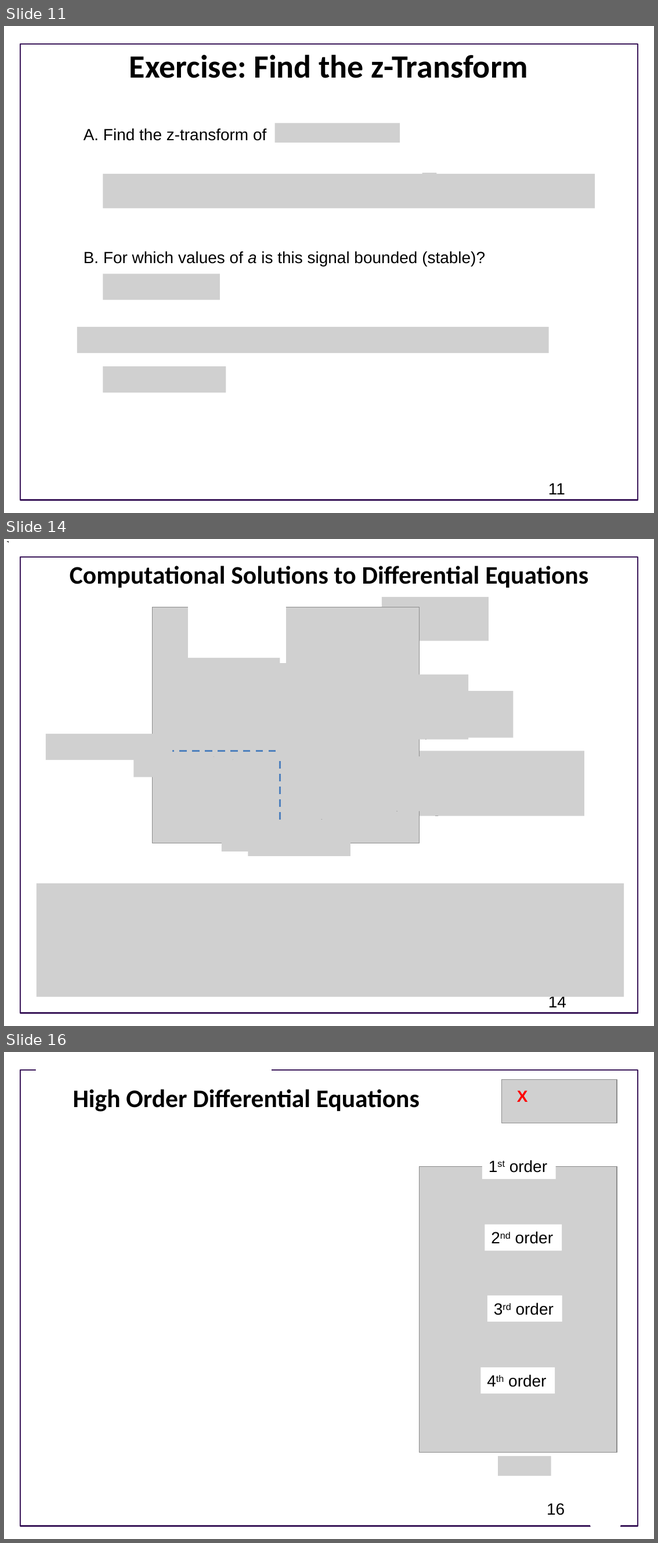
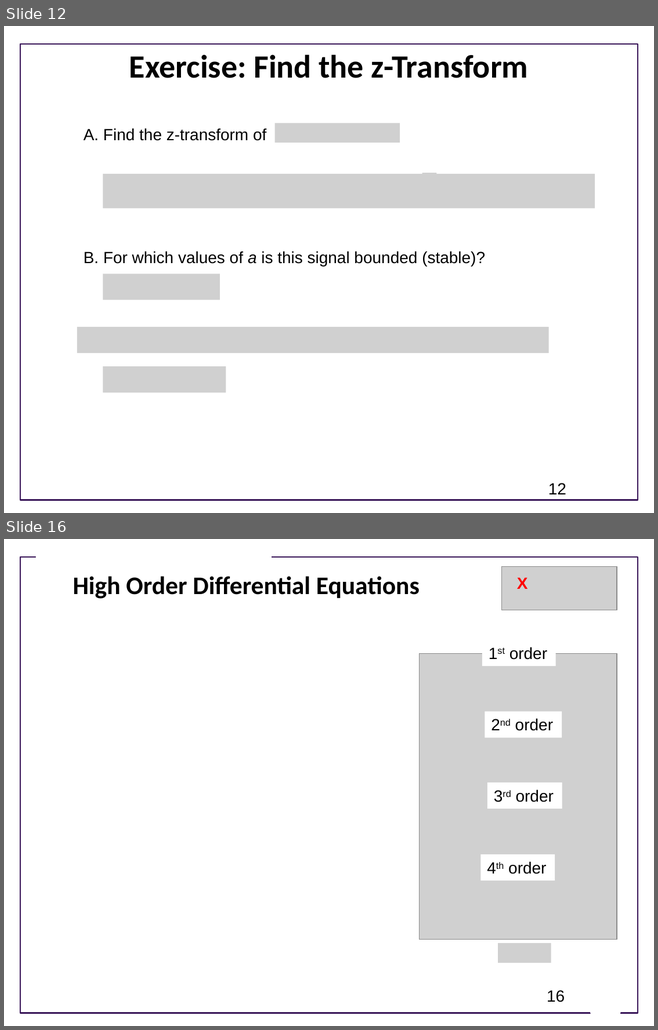
Before and after one commit to joseph-hellerstein/advanced-controls-lectures, a slide deck: lectures/lecture_09-linear_time_invariant_systems/linear_time_invariant_systems.pptx. Shown one above the other, each under a label of ours: slides 11, 14 and 16 before the commit, slides 12 and 16 after it; the slides between them are not shown. The pictures are 658x1543 and 658x1030 pixels, drawn with LibreOffice and Linux fonts; fonts in the diff are those of the drawing; grey boxes stand for pictures; background and template pictures are left out. Boxes give left, top, right and bottom in pixels: in the first picture for what was removed or moved away, otherwise in the second. Text is boxed around its words. In the diff, an @@ line names an element or a change of style, - is before the commit and + after.

```diff
--- a/lectures/lecture_09-linear_time_invariant_systems/linear_time_invariant_systems.pptx
+++ b/lectures/lecture_09-linear_time_invariant_systems/linear_time_invariant_systems.pptx
@@ slide 14 removed at bbox=[4, 539, 654, 1026], background #FFFFFF; not listed: 1 template element that a slide beside it also shows @@
@@ title removed at bbox=[70, 566, 588, 588] @@
-Computational Solutions to Differential Equations
@@ picture removed at bbox=[382, 597, 488, 641] @@
@@ picture removed at bbox=[286, 751, 584, 816] @@
@@ group removed at bbox=[46, 607, 513, 856]: 12 pictures, 2 lines, 1 rectangle @@
@@ picture removed at bbox=[36, 884, 623, 997] @@
@@ page number removed at bbox=[548, 995, 566, 1008] @@
-14
@@ what was slide 11 is now slide 12 @@
@@ page number at bbox=[548, 483, 566, 495]: text changed @@
-11
+12
```
Also in this commit, not shown: 11 slides changed, 1 slide added, 1 other file.
